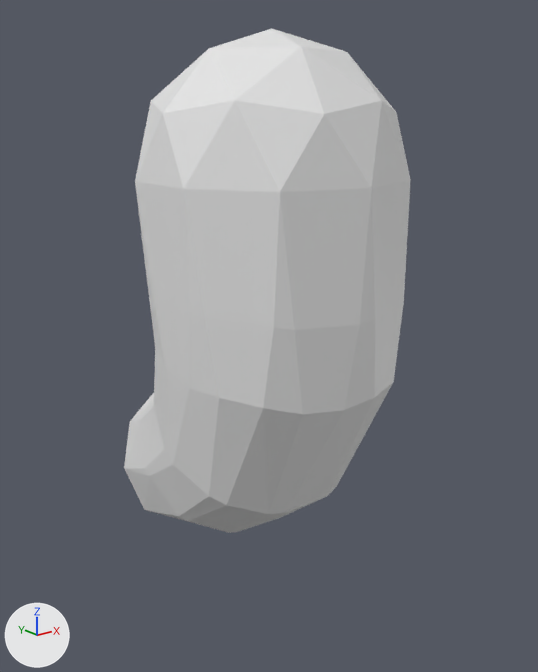
A saved change to the Blender file Assets/Models/Ghost.blend.
Camera for both pictures: a 50 mm camera at (-3.48, -4.32, 5.53) aimed at (0.44, 0.58, 3.57). Arrows for +X, +Y and +Z are at lower left; the lights stay in place.
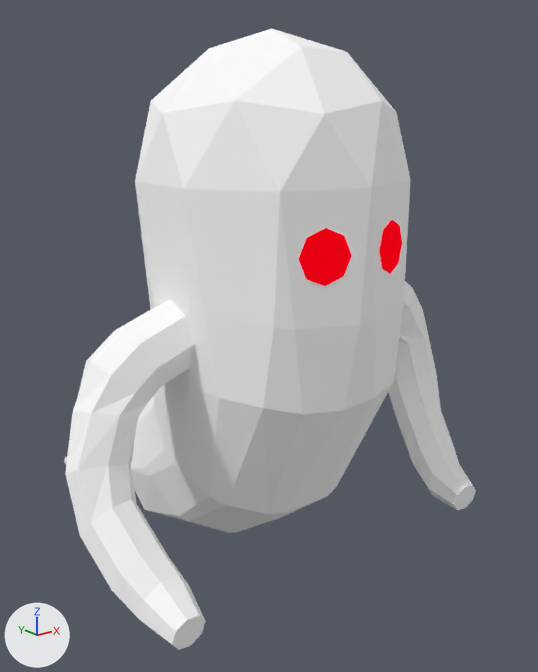
Where the change shows, as pixel boxes [x1, y1, x2, y2] in the pictures (538 x 672 px):
'Icosphere', recoloured
    both: [124, 29, 411, 533]
'Cylinder.001', added
    after: [65, 300, 205, 650]
'Cylinder', added
    after: [388, 281, 476, 510]
'Circle.001', added (red)
    after: [299, 228, 352, 286]
'Circle', added (red)
    after: [380, 220, 402, 274]
'Cone.004', added
    after: [64, 457, 67, 464]

Diff of the bpy script that builds the scene:
```diff
--- a/Assets/Models/Ghost.blend.py
+++ b/Assets/Models/Ghost.blend.py
@@ mat_material @@
+mat_material = diffuse_material('Material')
+mat_material.base_color = (1.0, 1.0, 1.0)  # white #ffffff
@@ mat_material_001 @@
+mat_material_001 = emission_material('Material.001')
+mat_material_001.base_color = (0.8, 0.0, 0.00648)  # red #e70013
@@ me_icosphere @@
 me_icosphere.from_pydata(...)  # 122 vertices, 160 faces; spans x -0.95..0.95, y -1.66..1.02, z -2.58..1.72
+me_icosphere.materials.append(mat_material)  # white #ffffff
@@ me_cylinder @@
+me_cylinder.from_pydata(...)  # 72 vertices, 66 faces; spans x -7.9..-2.09, y -4.24..1.0, z 7.43..14.39
+me_cylinder.materials.append(mat_material)  # white #ffffff
@@ me_cone_004 @@
+me_cone_004.from_pydata(...)  # 14 vertices, 13 faces; spans x -0.87..0.87, y -1.0..1.0, z -3.0..1.0
@@ me_circle_003 @@
+me_circle_003.from_pydata([(0.0, 1.0, 0.0), (-0.71, 0.71, 0.0), (-1.0, 0.0, 0.0), (-0.71, -0.71, 0.0), (0.0, -1.0, 0.0), (0.71, -0.71, 0.0), (1.0, 0.0, 0.0), (0.71, 0.71, 0.0)], [], [(1, 2, 3, 4, 5, 6, 7, 0)])
+me_circle_003.materials.append(mat_material_001)  # red #e70013
@@ ob_cylinder @@
+ob_cylinder = bpy.data.objects.new('Cylinder', me_cylinder)
+ob_cylinder.location = (0.82, -0.06, 0.37)
+ob_cylinder.rotation_euler = (0.0, 0.504, 0.0)  # degrees (0, 29, 0)
+ob_cylinder.scale = (0.252, 0.252, 0.252)
@@ ob_cylinder_001 @@
+ob_cylinder_001 = bpy.data.objects.new('Cylinder.001', me_cylinder.copy())
+ob_cylinder_001.location = (-1.87, -0.06, 0.41)
+ob_cylinder_001.rotation_euler = (0.0, -0.199, 0.0)  # degrees (0, -11, 0)
+ob_cylinder_001.scale = (-0.252, 0.252, 0.252)
@@ ob_cone_004 @@
+ob_cone_004 = bpy.data.objects.new('Cone.004', me_cone_004)
+ob_cone_004.location = (-0.42, 3.12, 1.63)
+ob_cone_004.rotation_euler = (1.181, 0.289, -0.0692)  # degrees (68, 17, -4)
+ob_cone_004.scale = (0.0576, 0.0576, 0.0576)
@@ ob_circle @@
+ob_circle = bpy.data.objects.new('Circle', me_circle_003)
+ob_circle.location = (0.28, -0.93, 4.6)
+ob_circle.rotation_euler = (1.538, 0.0122, 0.321)  # degrees (88, 0.7, 18)
+ob_circle.scale = (0.184, 0.184, 0.184)
@@ ob_circle_001 @@
+ob_circle_001 = bpy.data.objects.new('Circle.001', me_circle_003.copy())
+ob_circle_001.location = (-0.3, -0.92, 4.6)
+ob_circle_001.rotation_euler = (1.532, 0.0063, -0.302)  # degrees (88, 0.4, -17)
+ob_circle_001.scale = (0.184, 0.184, 0.184)
```
